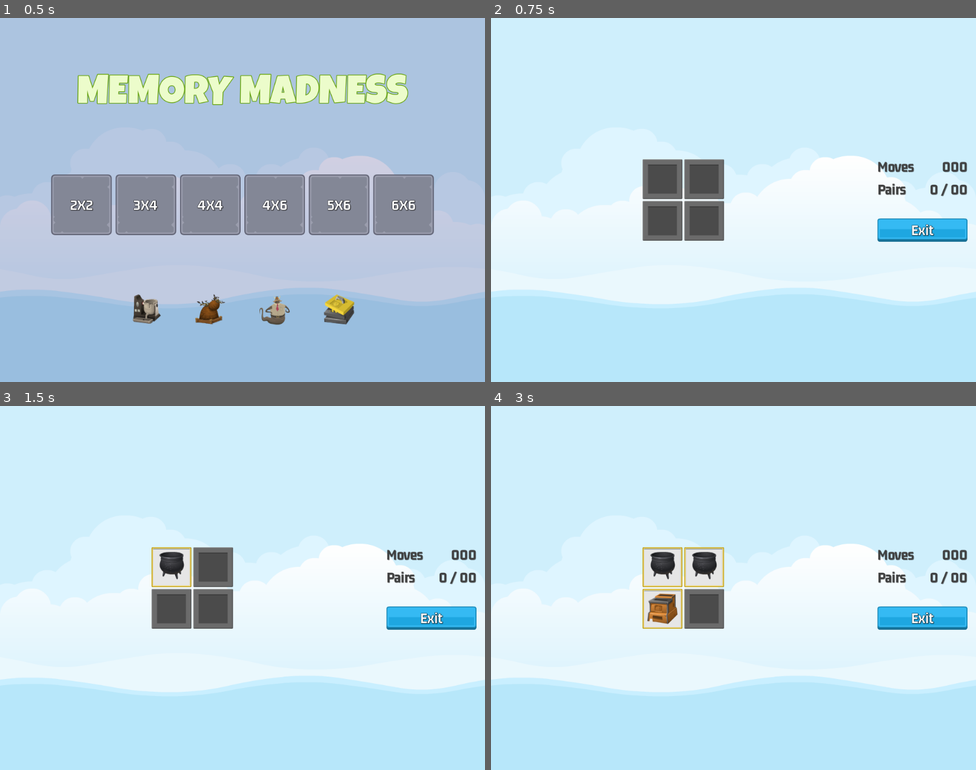
Above: before the commit, frames 1-4 (two rows, left to right).
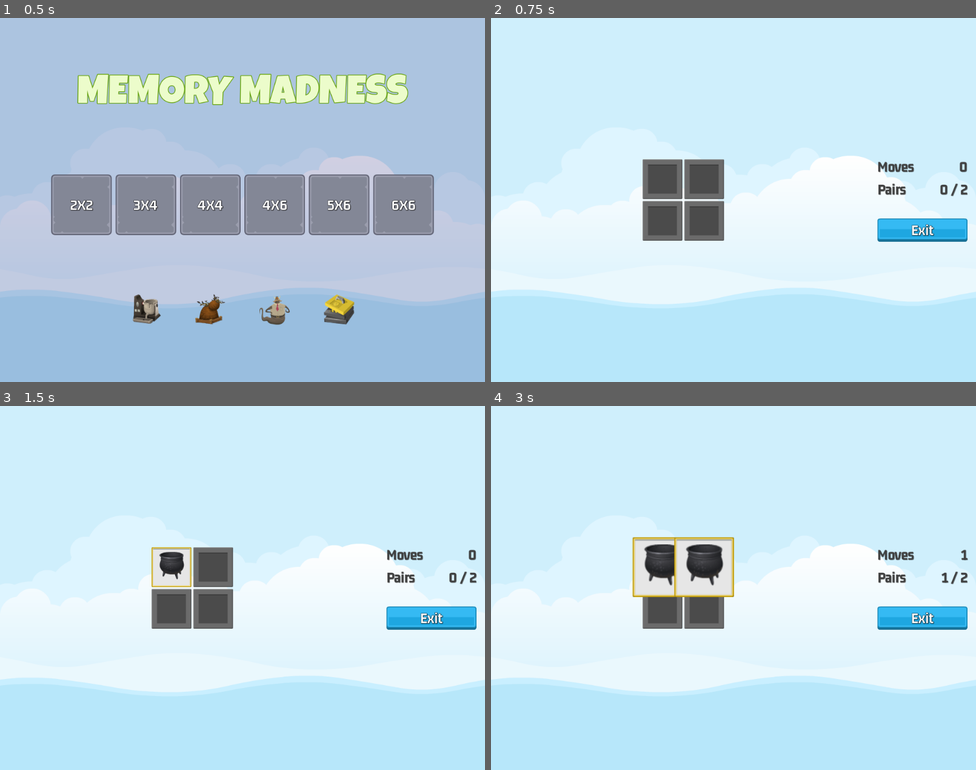
Above: after the commit, the same moments.

Repository: Jayasurya-Murugesan/MemoryMadness
Game: Godot game, scene res://scene/master_scene/master_scene.tscn
Two runs of this game, one before a commit and one after it. Both use one fixed random seed, a clock stepped at 60 frames per second and the inputs below.
Inputs (mouse positions are in pixels of both pictures, inside the frame that each line leads up to):
- Up to frame 1 (0.5 s): no input
- Up to frame 2 (0.75 s): click "2X2" at 0.5 s
- Up to frame 3 (1.5 s): click (169, 566) at 1.25 s
- Up to frame 4 (3 s): click (704, 566) at 2.02 s; click (660, 609) at 2.77 s

Frame 1 is identical in both runs. In frame 2, 0.2% of the frame differs, in the area x 90-99%, y 39-49%; in frame 3, 0.2%; in frame 4, 3.2%, in the area x 29-99%, y 36-62%.

Commit message:
fourth
COB March 28, 2024

Diff:
--- a/game_screen/game_screen.gd
+++ b/game_screen/game_screen.gd
@@ -1,6 +1,9 @@
 extends Control
 @onready var sound = $Sound
 @onready var tile_container = $HBoxContainer/MC1/TileContainer
+@onready var scorer : Scorer= $Scorer
+@onready var moves_label = $HBoxContainer/MC2/VBoxContainer/HB/MovesLabel
+@onready var pairs_label = $HBoxContainer/MC2/VBoxContainer/HB2/PairsLabel
 
 @export var mem_tile_scene:PackedScene
 # Called when the node enters the scene tree for the first time.
@@ -10,7 +13,8 @@
 
 # Called every frame. 'delta' is the elapsed time since the previous frame.
 func _process(delta):
-	pass
+	moves_label.text = scorer.get_moves_made_str()
+	pairs_label.text = scorer.get_pairs_made_str()
 
 func add_memory_tile(ii_dict:Dictionary, fram_image:CompressedTexture2D)-> void:
 	var new_tile=mem_tile_scene.instantiate()
@@ -27,3 +31,4 @@
 	tile_container.columns=level_selection.num_cols
 	for ii_dict in level_selection.image_list:
 		add_memory_tile(ii_dict, frame_image)
+	scorer.clear_new_game(level_selection.target_pairs)
--- a/game_screen/game_screen.tscn
+++ b/game_screen/game_screen.tscn
@@ -8,6 +8,7 @@
 [ext_resource type="Texture2D" uid="uid://b7xk6ulktrxrb" path="res://assets/ui/green_button00.png" id="4_flepe"]
 [ext_resource type="LabelSettings" uid="uid://c3ejsyjllk7f7" path="res://assets/fonts/level_button.tres" id="5_qua3f"]
 [ext_resource type="PackedScene" uid="uid://cojgup0xhvvxd" path="res://scene/scorer/scorer.tscn" id="8_i46wk"]
+[ext_resource type="PackedScene" uid="uid://b1p7ud1s52d4f" path="res://scene/game_over/game_over.tscn" id="9_8wova"]
 
 [node name="GameScreen" type="Control"]
 layout_mode = 3
@@ -108,4 +109,8 @@
 
 [node name="Scorer" parent="." instance=ExtResource("8_i46wk")]
 
+[node name="GameOver" parent="." instance=ExtResource("9_8wova")]
+visible = false
+layout_mode = 1
+
 [connection signal="pressed" from="HBoxContainer/MC2/VBoxContainer/ExitButton" to="." method="_on_exit_button_pressed"]
--- /dev/null
+++ b/scene/game_over/game_over.gd
@@ -0,0 +1,15 @@
+extends Control
+
+@onready var moves_label = $NinePatchRect/MC/VB/HB/MovesLabel
+
+# Called when the node enters the scene tree for the first time.
+func _ready():
+	SignalManager.on_game_over.connect(on_game_over)
+
+func on_game_over(moves:int)->void:
+	moves_label.text=str(moves)
+	show()
+
+func _on_exit_button_pressed():
+	hide()
+	SignalManager.on_game_exit_pressed.emit()
--- /dev/null
+++ b/scene/game_over/game_over.tscn
@@ -0,0 +1,111 @@
+[gd_scene load_steps=10 format=3 uid="uid://b1p7ud1s52d4f"]
+
+[ext_resource type="Texture2D" uid="uid://dfr1nywkvk0qr" path="res://assets/ui/UIbg.png" id="1_2eyl3"]
+[ext_resource type="Script" path="res://scene/game_over/game_over.gd" id="1_j0u10"]
+[ext_resource type="FontFile" uid="uid://0twyhprn7vg4" path="res://assets/fonts/LuckiestGuy-Regular.ttf" id="2_gfu25"]
+[ext_resource type="LabelSettings" uid="uid://b1ockufg3h30q" path="res://assets/fonts/GM32_Dark.tres" id="3_upyth"]
+[ext_resource type="Texture2D" uid="uid://xu2v16jgrwnu" path="res://assets/ui/blue_button00.png" id="4_4nrko"]
+[ext_resource type="Texture2D" uid="uid://bf8usbd3hd662" path="res://assets/ui/yellow_button00.png" id="5_yv8uh"]
+[ext_resource type="Texture2D" uid="uid://b7xk6ulktrxrb" path="res://assets/ui/green_button00.png" id="6_i6x23"]
+[ext_resource type="LabelSettings" uid="uid://c3ejsyjllk7f7" path="res://assets/fonts/level_button.tres" id="7_ogwx1"]
+
+[sub_resource type="LabelSettings" id="LabelSettings_83afd"]
+font = ExtResource("2_gfu25")
+font_size = 84
+font_color = Color(0.72549, 0.933333, 0.992157, 1)
+outline_size = 6
+outline_color = Color(0.827451, 0.435294, 0.286275, 1)
+
+[node name="GameOver" type="Control"]
+layout_mode = 3
+anchors_preset = 15
+anchor_right = 1.0
+anchor_bottom = 1.0
+grow_horizontal = 2
+grow_vertical = 2
+script = ExtResource("1_j0u10")
+
+[node name="NinePatchRect" type="NinePatchRect" parent="."]
+layout_mode = 1
+anchors_preset = 8
+anchor_left = 0.5
+anchor_top = 0.5
+anchor_right = 0.5
+anchor_bottom = 0.5
+offset_left = -256.0
+offset_top = -192.0
+offset_right = 256.0
+offset_bottom = 192.0
+grow_horizontal = 2
+grow_vertical = 2
+texture = ExtResource("1_2eyl3")
+patch_margin_left = 10
+patch_margin_top = 10
+patch_margin_right = 10
+patch_margin_bottom = 10
+
+[node name="MC" type="MarginContainer" parent="NinePatchRect"]
+layout_mode = 1
+anchors_preset = 15
+anchor_right = 1.0
+anchor_bottom = 1.0
+grow_horizontal = 2
+grow_vertical = 2
+theme_override_constants/margin_left = 24
+theme_override_constants/margin_top = 24
+theme_override_constants/margin_right = 24
+theme_override_constants/margin_bottom = 24
+
+[node name="VB" type="VBoxContainer" parent="NinePatchRect/MC"]
+layout_mode = 2
+theme_override_constants/separation = 32
+
+[node name="Label" type="Label" parent="NinePatchRect/MC/VB"]
+layout_mode = 2
+text = "You Win
+"
+label_settings = SubResource("LabelSettings_83afd")
+horizontal_alignment = 1
+vertical_alignment = 1
+
+[node name="HB" type="HBoxContainer" parent="NinePatchRect/MC/VB"]
+layout_mode = 2
+
+[node name="Label" type="Label" parent="NinePatchRect/MC/VB/HB"]
+layout_mode = 2
+size_flags_horizontal = 3
+text = "Moves Taken"
+label_settings = ExtResource("3_upyth")
+vertical_alignment = 1
+
+[node name="MovesLabel" type="Label" parent="NinePatchRect/MC/VB/HB"]
+layout_mode = 2
+text = "000"
+label_settings = ExtResource("3_upyth")
+horizontal_alignment = 2
+vertical_alignment = 1
+
+[node name="Control" type="Control" parent="NinePatchRect/MC/VB"]
+custom_minimum_size = Vector2(0, 32)
+layout_mode = 2
+
+[node name="ExitButton" type="TextureButton" parent="NinePatchRect/MC/VB"]
+layout_mode = 2
+size_flags_horizontal = 4
+texture_normal = ExtResource("4_4nrko")
+texture_pressed = ExtResource("5_yv8uh")
+texture_hover = ExtResource("6_i6x23")
+
+[node name="Label" type="Label" parent="NinePatchRect/MC/VB/ExitButton"]
+layout_mode = 1
+anchors_preset = 15
+anchor_right = 1.0
+anchor_bottom = 1.0
+grow_horizontal = 2
+grow_vertical = 2
+text = "Exit"
+label_settings = ExtResource("7_ogwx1")
+horizontal_alignment = 1
+vertical_alignment = 1
+
+[connection signal="pressed" from="NinePatchRect/MC/VB/ExitButton" to="." method="_on_exit_button_pressed"]
--- a/scene/memory_tile/memory_tile.gd
+++ b/scene/memory_tile/memory_tile.gd
@@ -25,13 +25,24 @@
 	_item_name=ii_dict.item_name
 	reveal(false)
 
+func kill_on_success()->void:
+	z_index=1
+	var tween=get_tree().create_tween()
+	tween.set_parallel(true)
+	tween.tween_property(self,"disabled",true,0)
+	tween.tween_property(self,"rotation", deg_to_rad(720),0.5)
+	tween.tween_property(self,"scale", Vector2(1.5,1.5),0.5)
+	tween.set_parallel(false)
+	tween.tween_interval(0.6)
+	tween.tween_property(self,"scale", Vector2(0,0),0)
+
+
 func on_selection_disabled()->void:
 	_can_select_me=false
 func on_selection_enabled()->void:
 	_can_select_me=true
 
 
-
 func _on_pressed():
 	if _can_select_me==true:
 		SignalManager.on_tile_selected.emit(self)
--- a/scene/scorer/scorer.gd
+++ b/scene/scorer/scorer.gd
@@ -1,4 +1,6 @@
 extends Node
+
+class_name Scorer
 
 @onready var sound = $Sound
 @onready var reveal_timer = $RevealTimer
@@ -11,10 +13,69 @@
 
 func _ready():
 	SignalManager.on_tile_selected.connect(on_tile_selected)
+	SignalManager.on_game_exit_pressed.connect(on_game_exit_pressed)
 
 func _process(delta):
 	pass
 
-func on_tile_selected(tile : MemoryTile)->void:
+func get_moves_made_str()->String:
+	return str(_moves_made)
+
+func get_pairs_made_str()->String:
+	return "%s / %s" % [_pairs_made, _tartget_pairs ]
+
+func clear_new_game(target_pairs:int)->void:
+	_selection.clear()
+	_pairs_made=0
+	_moves_made=0
+	_tartget_pairs=target_pairs
+	_tiles=get_tree().get_nodes_in_group(GameManager.GROUP_TILE)
+
+func selections_are_pair()->bool:
+	return (
+		_selection[0].get_instance_id()!=_selection[1].get_instance_id()
+		and
+		_selection[0].get_item_name()==_selection[1].get_item_name()
+		)
+
+func kill_tiles()->void:
+	for s in _selection:
+		s.kill_on_success()
+	_pairs_made+=1
+	SoundManager.play_sound(sound,SoundManager.SOUND_SUCCESS)
+
+func update_selection()->void:
+	reveal_timer.start()
+	if selections_are_pair() ==true:
+		kill_tiles()
+
+func check_pair_made(tile : MemoryTile)->void:
 	tile.reveal(true)
 	_selection.append(tile)
+	if _selection.size() !=2:
+		return
+	SignalManager.on_selection_disabled.emit()
+	_moves_made+=1
+	update_selection()
+
+func hide_selection()->void:
+	for s in _selection:
+		s.reveal(false)
+
+func on_tile_selected(tile : MemoryTile)->void:
+	SoundManager.play_tile_click(sound)
+	check_pair_made(tile)
+
+func _on_reveal_timer_timeout():
+	if selections_are_pair()==false:
+		hide_selection()
+	_selection.clear()
+	check_game_over()
+	SignalManager.on_selection_enabled.emit()
+
+func on_game_exit_pressed():
+	reveal_timer.stop()
+
+func check_game_over()->void:
+	if _pairs_made>=_tartget_pairs:
+		SignalManager.on_game_over.emit(_moves_made)
--- a/scene/scorer/scorer.tscn
+++ b/scene/scorer/scorer.tscn
@@ -9,4 +9,6 @@
 
 [node name="RevealTimer" type="Timer" parent="."]
 wait_time = 1.2
-autostart = true
+one_shot = true
+
+[connection signal="timeout" from="RevealTimer" to="." method="_on_reveal_timer_timeout"]
--- a/singletons/signal_manager.gd
+++ b/singletons/signal_manager.gd
@@ -5,3 +5,4 @@
 signal on_selection_enabled
 signal on_selection_disabled
 signal on_tile_selected(tile : MemoryTile)
+signal on_game_over(moves:int)
--- a/singletons/sound_manager.gd
+++ b/singletons/sound_manager.gd
@@ -27,3 +27,6 @@
 
 func play_button_click(player:AudioStreamPlayer)->void:
 	play_sound(player,SOUND_SELECT_BUTTON)
+
+func play_tile_click(player:AudioStreamPlayer)->void:
+	play_sound(player,SOUND_SELECT_TILE)
Not shown, changed: assets/sounds/bgm_action_3.mp3.import
Not shown, changed: assets/sounds/bgm_action_4.mp3.import
Not shown: 1 places in game_screen/game_screen.tscn that only renumber resources
